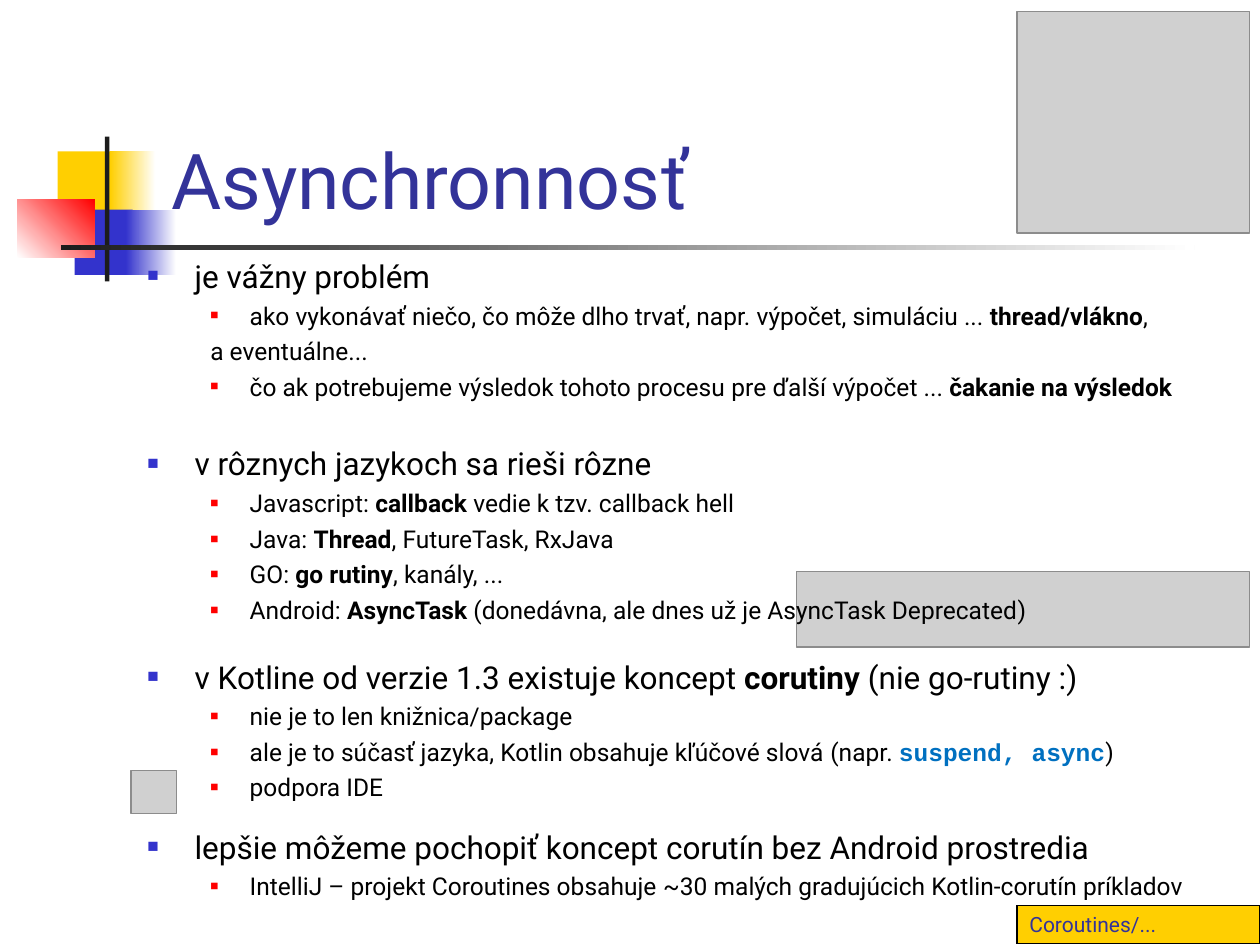
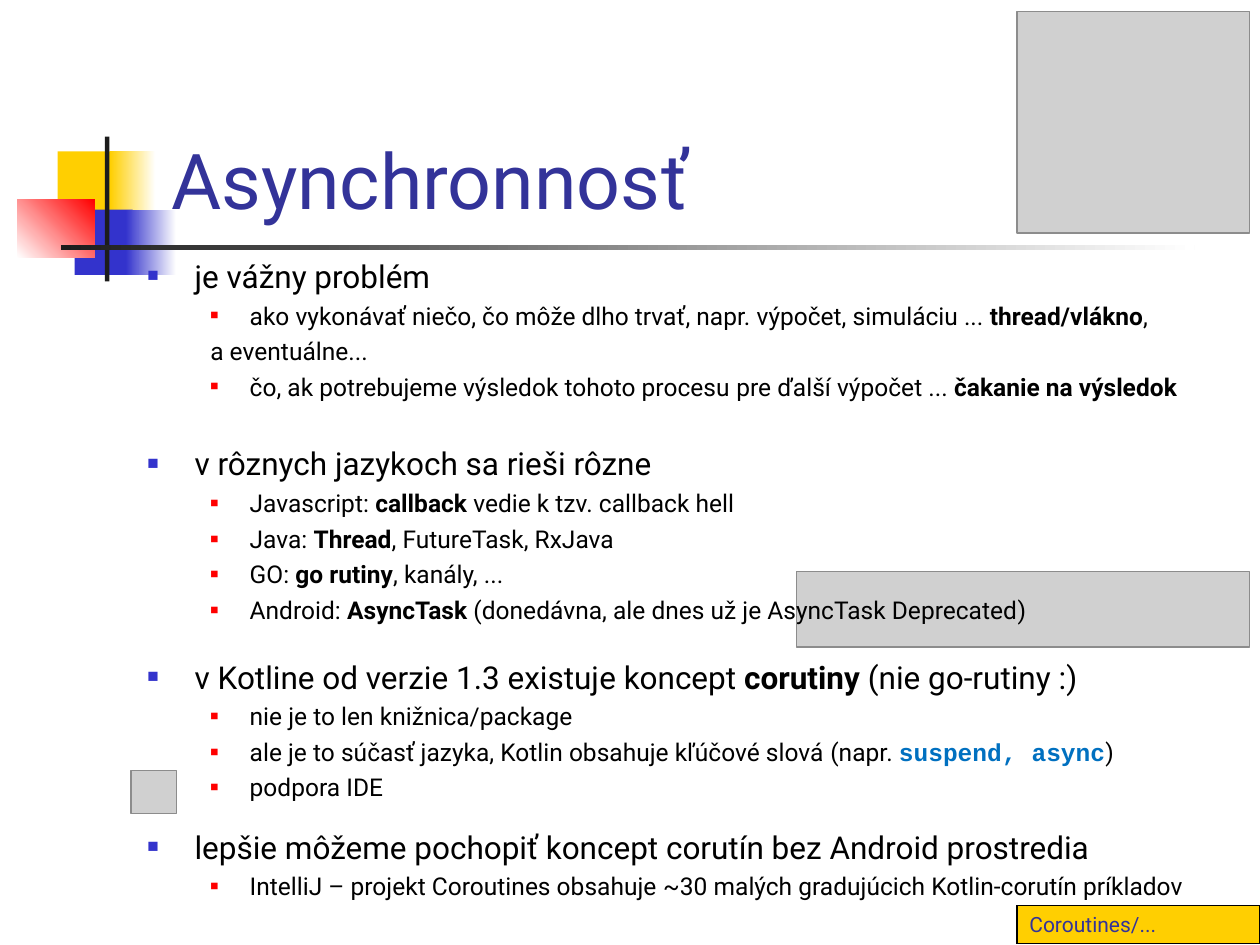
Before and after one commit to vmandro/Prednasky, a slide deck: slide 3 of 10/10_Android.ppt. Drawn at 1260x945 pixels with LibreOffice and Linux fonts; fonts in the diff are those of the drawing; grey boxes stand for pictures. Boxes give left, top, right and bottom in pixels: in the first picture for what was removed or moved away, otherwise in the second. Text is boxed around its words. In the diff, an @@ line names an element or a change of style, - is before the commit and + after.

```diff
--- a/10/10_Android.ppt
+++ b/10/10_Android.ppt
@@ text at [250, 377, 1177, 401]: text changed @@
-  ■ čo ak potrebujeme výsledok tohoto procesu pre ďalší výpočet ... čakanie na výsledok
+  ■ čo, ak potrebujeme výsledok tohoto procesu pre ďalší výpočet ... čakanie na výsledok
```
Also in this commit, not shown: 10 other slides changed, 1 slide added, 2 other files.
